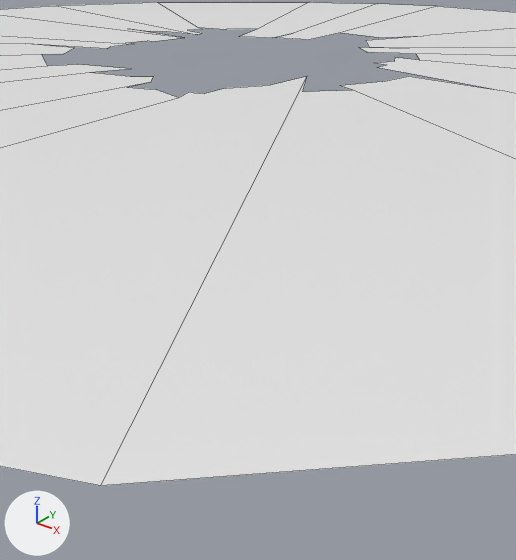
One commit to the Blender file Assets/Models/Environments/glasscrack1.blend: the scene before it, then after it.
Camera for both pictures: a 50 mm lens placed at (3.41, -4.09, 0.79), pointed at (0.0, 0.16, -1.85). Lighting does not change. The marker at lower left points along +X, +Y and +Z. Mesh edges are drawn as thin lines.
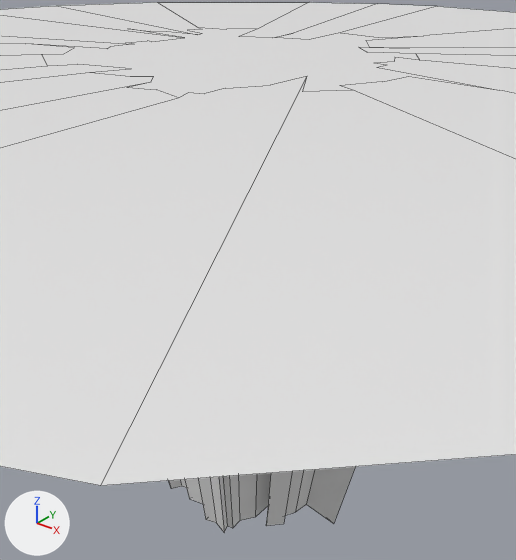
Where the change shows, as pixel boxes (x1, y1, x2, y2) in the pictures (516 x 560 px):
'Mask', added: after (32, 28, 495, 98)
'Tunnel', added: after (169, 467, 355, 533)

The change in detail:
Mesh me_cylinder_002 is new.
It has 64 vertices, 1 face and spans x -1.78..1.94, y -1.37..1.76, z 0.0.
Mesh me_cylinder_001 is new.
It has 128 vertices, 65 faces and spans x -1.78..1.94, y -1.37..1.76, z -3.81..0.0.
Object 'Mask' (ob_mask) is new; it shows me_cylinder_002.
Its location is (0.0, 0.0, 0.0).
Object 'Tunnel' (ob_tunnel) is new; it shows me_cylinder_001.
Its location is (0.0, 0.0, 0.0).
